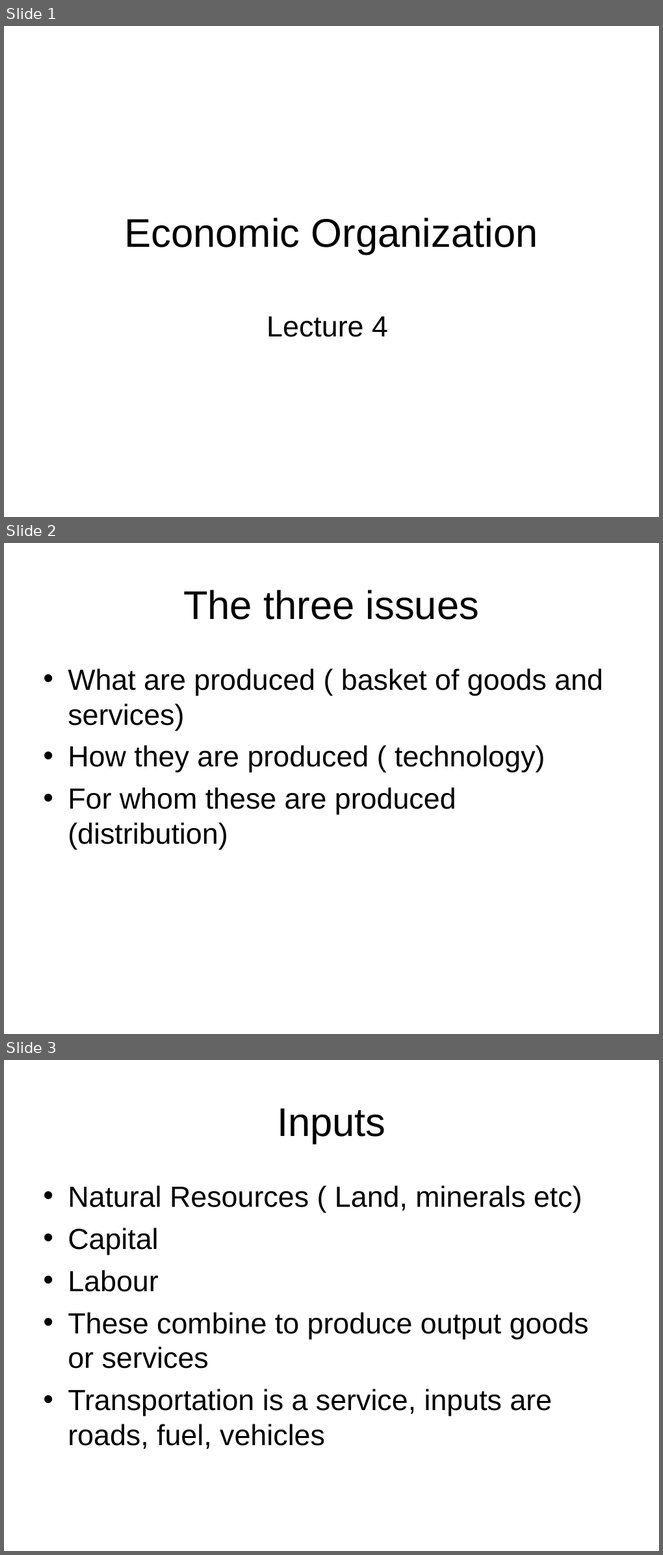
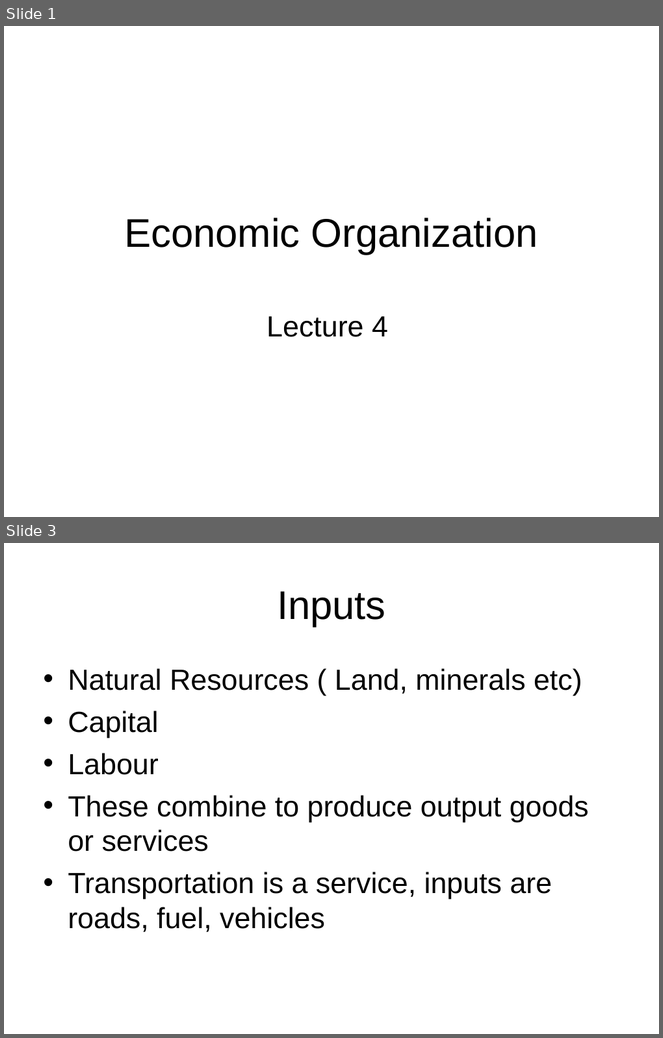
Before and after one commit to kautukraj/MacroEcon, a slide deck: lecture4.ppt. Shown one above the other, each under a label of ours: slides 1, 2 and 3 before the commit, slides 1 and 3 after it; the slides between them are not shown. The pictures are 663x1555 and 663x1038 pixels, drawn with LibreOffice and Linux fonts; fonts in the diff are those of the drawing; background and template pictures are left out. Boxes give left, top, right and bottom in pixels: in the first picture for what was removed or moved away, otherwise in the second. Text is boxed around its words. In the diff, an @@ line names an element or a change of style, - is before the commit and + after.

```diff
--- a/lecture4.ppt
+++ b/lecture4.ppt
@@ slide 2 removed at <box>4,543,659,1034</box>, background picture (left out) @@
@@ title removed at <box>183,590,480,620</box> @@
-The three issues
@@ text removed at <box>68,668,603,850</box> @@
-• What are produced ( basket of goods and services)
-• How they are produced ( technology)
-• For whom these are produced (distribution)
```
Also in this commit, not shown: 1 slide changed, 2 slides added, 14 other files.
